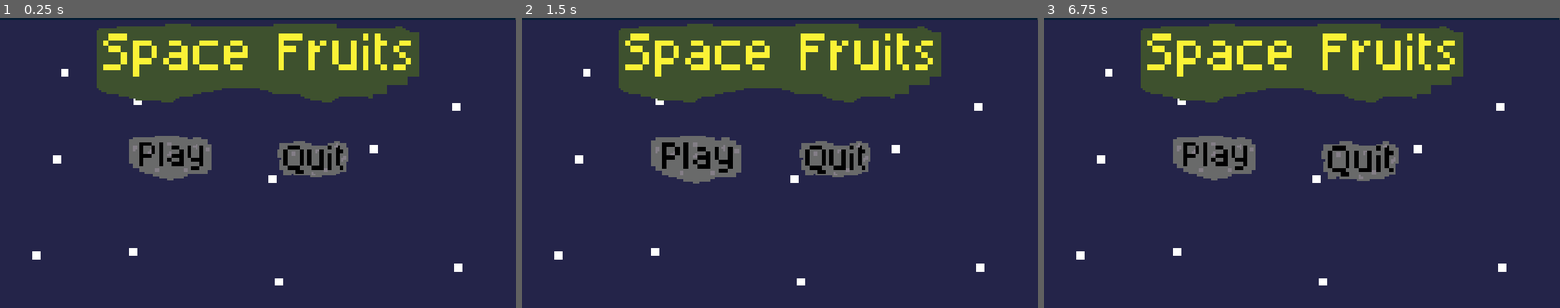
Above: before the commit, frames 1-3 (left to right).
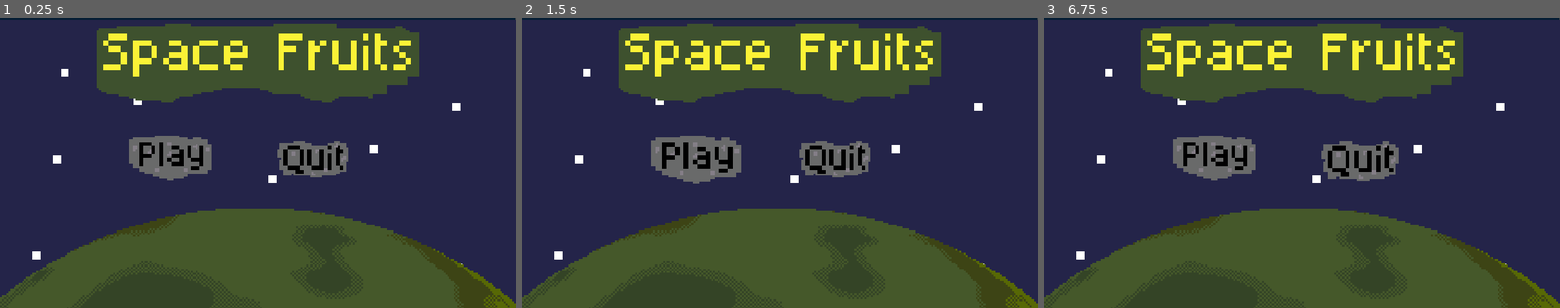
Above: after the commit, the same moments.

Repository: sDANTOSO/whs-overlockers-kiwihacks
Game: Godot game, scene res://Scenes/start.tscn
Two runs of this game, one before a commit and one after it. Both use one fixed random seed, a clock stepped at 60 frames per second and the inputs below.
Inputs (mouse positions are in pixels of both pictures, inside the frame that each line leads up to):
- Up to frame 1 (0.25 s): no input
- Up to frame 2 (1.5 s): click (692, 174) at 0.5 s; click (697, 180) at 1.25 s
- Up to frame 3 (6.75 s): tap Enter (ui_accept) at 2, 2.27, 2.75, 3.02, 3.5, 4.25, 4.52, 5, 5.27, 5.75, 6.02 s; move the mouse to (1415, 148) at 2.02 s; hold Right (ui_right) 2.03-2.78 s; move the mouse to (1198, 177) at 2.77 s; hold Left (ui_left) 2.78-3.53 s; move the mouse to (1353, 99) at 3.52 s; hold Right (ui_right) 3.53-5.03 s; move the mouse to (1276, 221) at 4.27 s; move the mouse to (1456, 206) at 5.02 s; hold Left (ui_left) from 5.03 s (still down); move the mouse to (1147, 119) at 5.77 s; move the mouse to (1327, 163) at 6.52 s

The runs differ from the first frame. In frame 1, 24% of the frame differs, in the area x 0-100%, y 65-100%; in frame 2, 24%; in frame 3, 24%.

Commit message:
added new planet asset

Diff:
--- a/fruity-space/Scenes/start.tscn
+++ b/fruity-space/Scenes/start.tscn
@@ -9,6 +9,7 @@
 [ext_resource type="Script" uid="uid://begwxr6t21ugf" path="res://Scenes/play_button.gd" id="5_pg4io"]
 [ext_resource type="BitMap" uid="uid://cgjwfgsuh67ia" path="res://Assets/quitClickmaskv1.png" id="6_pg4io"]
 [ext_resource type="Script" uid="uid://bqntgnljicl8j" path="res://Scenes/quit_button.gd" id="8_iceld"]
+[ext_resource type="Texture2D" uid="uid://cattslbbgtw1x" path="res://Assets/planet-v2.png" id="10_5bn4p"]
 
 [sub_resource type="ImageTexture" id="ImageTexture_fu252"]
 
@@ -67,6 +68,11 @@
 texture_click_mask = ExtResource("6_pg4io")
 script = ExtResource("8_iceld")
 
+[node name="PlanetV2" type="Sprite2D" parent="." unique_id=782405551]
+position = Vector2(567, 1321)
+scale = Vector2(4.5, 4.5)
+texture = ExtResource("10_5bn4p")
+
 [connection signal="mouse_entered" from="PlayButton" to="PlayButton" method="_on_mouse_entered"]
 [connection signal="mouse_exited" from="PlayButton" to="PlayButton" method="_on_mouse_exited"]
 [connection signal="pressed" from="PlayButton" to="PlayButton" method="_on_pressed"]
Binary file added: fruity-space/Assets/planet-v2.png
Not shown, added: fruity-space/Assets/planet-v2.png.import
